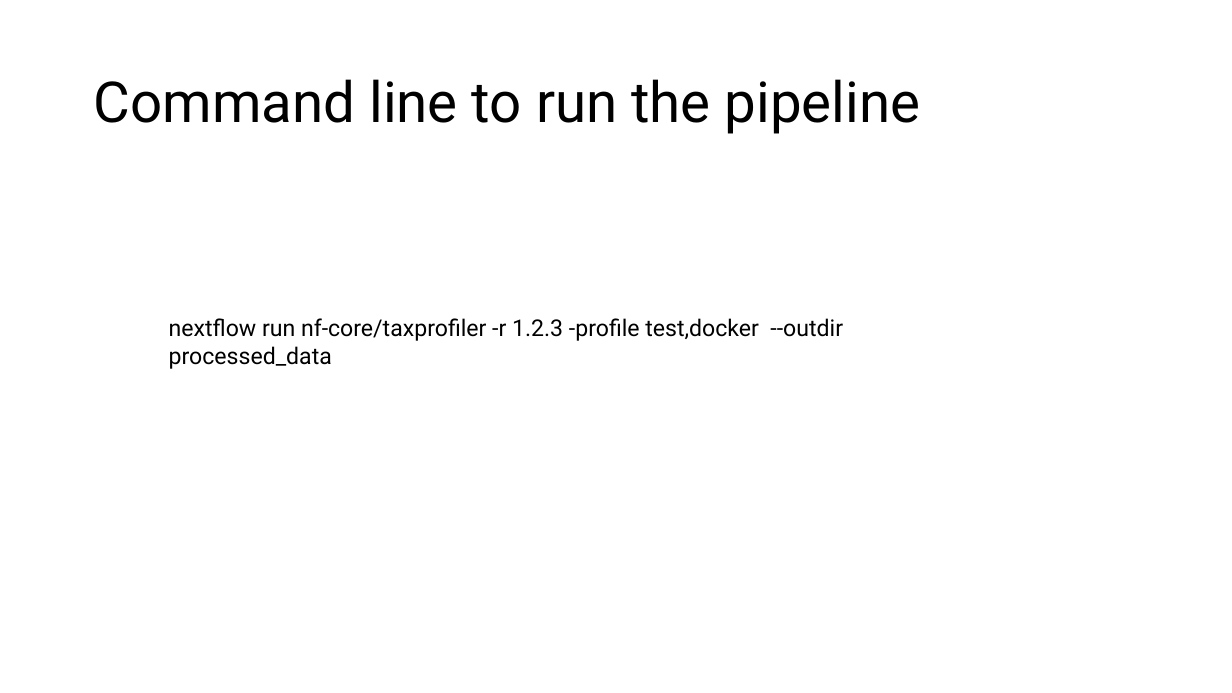
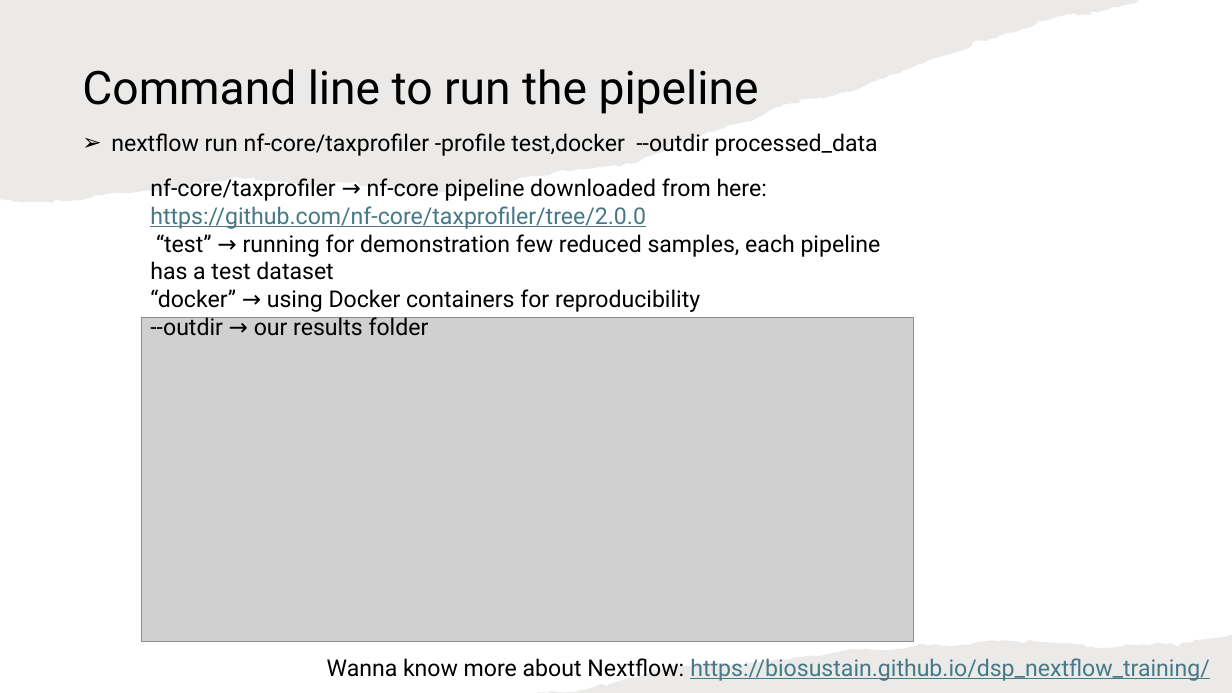
Before and after one commit to biosustain/dsp_metagenomics_training, a slide deck: slide 10 of course_contents/DataProcessing_taxprofiler.pptx (slide 14 before the commit). Drawn at 1232x693 pixels with LibreOffice and Linux fonts; fonts in the diff are those of the drawing; grey boxes stand for pictures. Boxes give left, top, right and bottom in pixels: in the first picture for what was removed or moved away, otherwise in the second. Text is boxed around its words. In the diff, an @@ line names an element or a change of style, - is before the commit and + after.

Commit message:
Updated DataProcessing_taxprofiler pptx and pdf

```diff
--- a/course_contents/DataProcessing_taxprofiler.pptx
+++ b/course_contents/DataProcessing_taxprofiler.pptx
@@ freeform shape added at (0,0,1139,203), fill #82766A at 15% opacity @@
@@ title "Command line to run the ...": place and size @@
-title "Command line to run the ..." at (94,79,921,134)
+title "Command line to run the ..." at (82,69,759,114)
@@ title "Command line to run the ..." at (82,69,759,114): size 44 to 36 pt @@
@@ text at (111,133,878,156): text changed @@
-nextflow run nf-core/taxprofiler -r 1.2.3 -profile test,docker --outdir processed_data
+➢ nextflow run nf-core/taxprofiler -profile test,docker --outdir processed_data
@@ text added at (150,178,881,336), 18 pt, text #000000 @@
+nf-core/taxprofiler → nf-core pipeline downloaded from here: https://github.com/nf-core/taxprofiler/tree/2.0.0
+“test” → running for demonstration few reduced samples, each pipeline has a test dataset
+“docker” → using Docker containers for reproducibility
+--outdir → our results folder
@@ picture added at (141,317,914,641) @@
@@ text added at (327,658,1209,681), 18 pt, text #467886, underline @@
+Wanna know more about Nextflow: https://biosustain.github.io/dsp_nextflow_training/
@@ freeform shape added at (536,635,1232,693), fill #82766A at 15% opacity @@
```
Also in this commit, not shown: 3 other slides changed, 4 slides removed, 2 other files.
